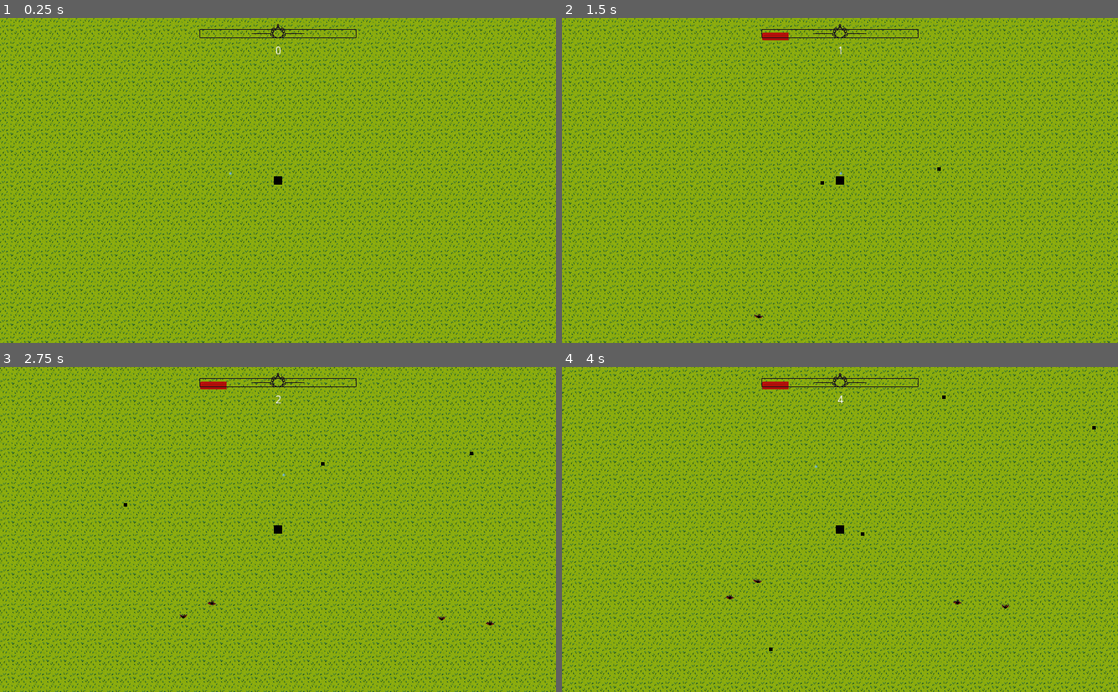
Above: before the commit, frames 1-4 (two rows, left to right).
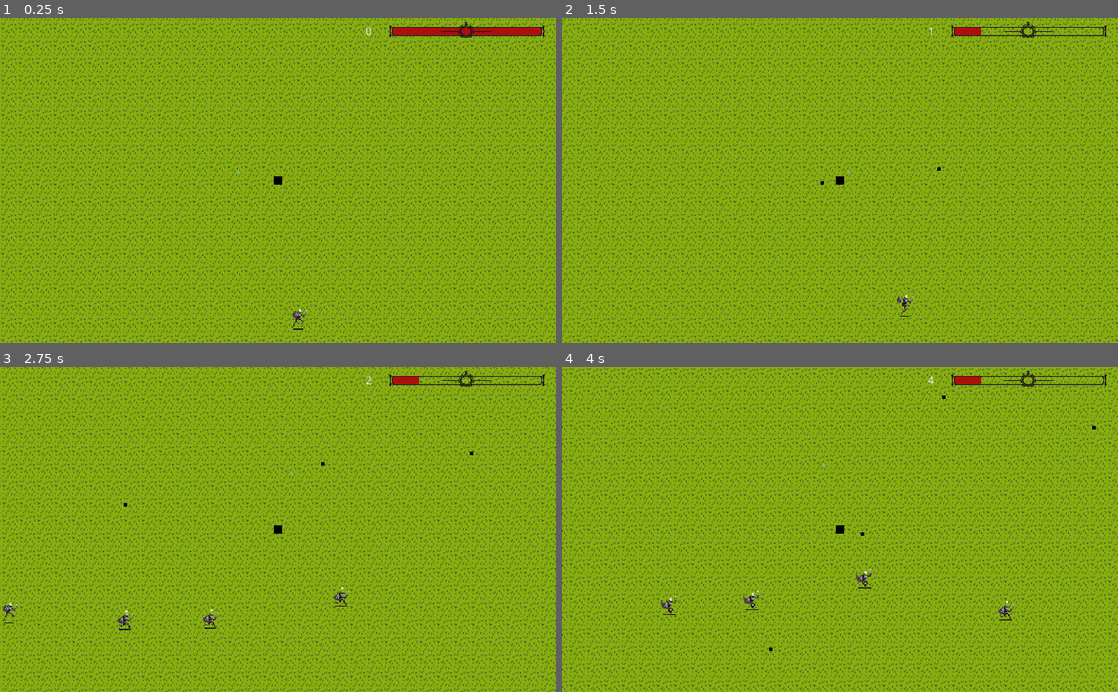
Above: after the commit, the same moments.

Repository: kirito500/vampire-soul
Game: Godot game, scene res://test.tscn
The game is run twice, just before and just after one commit, with the same random seed, the same clock (stepped at 60 frames per second) and the same inputs.
Inputs (mouse positions are in pixels of both pictures, inside the frame that each line leads up to):
- Up to frame 1 (0.25 s): no input
- Up to frame 2 (1.5 s): move the mouse to (962, 164) at 0.52 s; hold A (A) 0.53-1.25 s; click (962, 164) at 0.67 s; tap D (D) at 0.8 s; drag from (728, 196) to (840, 180) at 1.27 s
- Up to frame 3 (2.75 s): move the mouse to (333, 458) at 2.02 s; hold S (S) from 2.03 s (still down); click (333, 458) at 2.17 s; tap A (A) at 2.3 s
- Up to frame 4 (4 s): release S (S) at 2.75 s; drag from (812, 594) to (1034, 454) at 2.77 s; move the mouse to (1006, 578) at 3.52 s; hold D (D) from 3.53 s (still down); click (1006, 578) at 3.67 s; tap S (S) at 3.8 s

The runs differ from the first frame. In frame 1, 31% of the frame differs, in the area x 0-100%, y 0-100%; in frame 2, 30%; in frame 3, 30%; in frame 4, 31%.

Commit message:
expbar

Diff:
--- /dev/null
+++ b/ProgressBar.gd
@@ -0,0 +1,16 @@
+extends ProgressBar
+
+
+# Declare member variables here. Examples:
+# var a = 2
+# var b = "text"
+
+
+# Called when the node enters the scene tree for the first time.
+func _ready():
+	pass # Replace with function body.
+
+
+# Called every frame. 'delta' is the elapsed time since the previous frame.
+#func _process(delta):
+#	pass
--- a/bullets/standart/bullet.gd
+++ b/bullets/standart/bullet.gd
@@ -18,9 +18,9 @@
 
 
 func _on_Area2D_body_entered(body):
-	print(body.test())
-	if body.test() != "player":
+	if body.test() != "player" and body.test() != "exp" and body.test() != "wall":
 		body.hit(damage)
+		print(body.test())
 		queue_free()
 
 func hit(damag):
--- a/player/player.gd
+++ b/player/player.gd
@@ -122,8 +122,9 @@
 		expiriance = 0
 		$ExpBar.value = 0
 		$ExpBar.max_value = $ExpBar.max_value*1.5
+
 		print("level_up")
-
+#		print("level_up")
 #func update_exp():
 #	$ExpBar.value = expiriance
 
--- a/player/player.tscn
+++ b/player/player.tscn
@@ -2,8 +2,8 @@
 
 [ext_resource path="res://caster.png" type="Texture" id=1]
 [ext_resource path="res://player/player.gd" type="Script" id=2]
-[ext_resource path="res://player/xpbar.png" type="Texture" id=3]
-[ext_resource path="res://player/progressBar (1).png" type="Texture" id=4]
+[ext_resource path="res://player/86c303dd8cc9f1cf.png" type="Texture" id=3]
+[ext_resource path="res://player/XPBAR.png" type="Texture" id=4]
 
 [sub_resource type="CircleShape2D" id=1]
 radius = 21.0
@@ -61,30 +61,24 @@
 shape = SubResource( 2 )
 
 [node name="scoup" type="Label" parent="."]
-margin_left = -59.0
-margin_top = -498.0
-margin_right = -19.0
-margin_bottom = -484.0
+margin_left = 274.0
+margin_top = -569.0
+margin_right = 314.0
+margin_bottom = -555.0
 rect_scale = Vector2( 3, 3 )
 text = "0"
 align = 1
-__meta__ = {
-"_edit_use_anchors_": false
-}
 
 [node name="ExpBar" type="TextureProgress" parent="."]
-margin_left = -304.0
-margin_top = -585.0
-margin_right = 324.0
-margin_bottom = -514.0
+margin_left = 366.0
+margin_top = -587.0
+margin_right = 1016.0
+margin_bottom = -516.0
 max_value = 1000.0
-value = 10.0
+value = 1000.0
 texture_over = ExtResource( 4 )
 texture_progress = ExtResource( 3 )
-texture_progress_offset = Vector2( -2, 26 )
-__meta__ = {
-"_edit_use_anchors_": false
-}
+texture_progress_offset = Vector2( 37, 8 )
 
 [connection signal="timeout" from="Timer" to="." method="_on_Timer_timeout"]
 [connection signal="pressed" from="on_death/respawn" to="." method="_on_respawn_pressed"]
--- a/test.gd
+++ b/test.gd
@@ -1,31 +1,18 @@
 extends Node2D
 
 const skeleton_scene = preload("res://monsters/skeleton/skeleton.tscn")
-const mouse_scene = preload("res://monsters/mouse/mouse.tscn")
-
 var preload_exp = preload("res://exp/exp.tscn")
 
-var mobs = [skeleton_scene,mouse_scene]
-var mob = skeleton_scene
 
 func _ready():
 	randomize()
 
 
 func _on__on_MobTimer_timeout_timeout():
-
-	var mob_ = round(rand_range(0,1))
-
-	#if mob_ == 1:
-	#	mob = skeleton_scene.instance()
-	#if mob_ == 2:
-
-	mob = mouse_scene.instance()
-
+	var mob = skeleton_scene.instance()
 	add_child(mob)
 
 	var mob_spawn_location = get_node("SpawnPath/SpawnLocation")
-
 	mob_spawn_location.unit_offset = randf()
 	mob.position = mob_spawn_location.position
 
--- a/test.tscn
+++ b/test.tscn
@@ -6,14 +6,10 @@
 [ext_resource path="res://scene/sprites/trava.png" type="Texture" id=4]
 [ext_resource path="res://test.gd" type="Script" id=5]
 [ext_resource path="res://exp/exp.tscn" type="PackedScene" id=6]
-[ext_resource path="res://scene/sprites/background.png" type="Texture" id=7]
 
 [sub_resource type="NavigationPolygon" id=2]
 vertices = PoolVector2Array( 32, 32, 0, 32, 0, 0, 32, 0 )
 polygons = [ PoolIntArray( 0, 1, 2, 3 ) ]
-
-[sub_resource type="ConvexPolygonShape2D" id=10]
-points = PoolVector2Array( 160, 160, 0, 160, 0, 0, 160, 0 )
 
 [sub_resource type="TileSet" id=1]
 0/name = "trava.png 0"
@@ -31,27 +27,6 @@
 0/shape_one_way_margin = 0.0
 0/shapes = [  ]
 0/z_index = 0
-1/name = "background.png 1"
-1/texture = ExtResource( 7 )
-1/tex_offset = Vector2( 0, 0 )
-1/modulate = Color( 1, 1, 1, 1 )
-1/region = Rect2( 0, 0, 160, 160 )
-1/tile_mode = 0
-1/occluder_offset = Vector2( 0, 0 )
-1/navigation_offset = Vector2( 0, 0 )
-1/shape_offset = Vector2( 0, 0 )
-1/shape_transform = Transform2D( 1, 0, 0, 1, 0, 0 )
-1/shape = SubResource( 10 )
-1/shape_one_way = false
-1/shape_one_way_margin = 1.0
-1/shapes = [ {
-"autotile_coord": Vector2( 0, 0 ),
-"one_way": false,
-"one_way_margin": 1.0,
-"shape": SubResource( 10 ),
-"shape_transform": Transform2D( 1, 0, 0, 1, 0, 0 )
-} ]
-1/z_index = 0
 
 [sub_resource type="Curve2D" id=7]
 _data = {
@@ -65,6 +40,7 @@
 extents = Vector2( 56.25, 1636 )
 
 [node name="test" type="Node2D"]
+position = Vector2( 186, -419 )
 script = ExtResource( 5 )
 
 [node name="TileMap" type="TileMap" parent="."]
@@ -73,7 +49,7 @@
 tile_set = SubResource( 1 )
 cell_size = Vector2( 32, 32 )
 format = 1
-tile_data = PoolIntArray( -1376301, 0, 0, -1376300, 0, 0, -1 …(4173 unchanged characters)…  -1310680, 0, 0, -1310679, 0, 0, -1310677, 0, 0, -1179693, 0, 0, -1179692, 0, 0, …(65098 unchanged characters)…
+tile_data = PoolIntArray( -1376301, 0, 0, -1376300, 0, 0, -1 …(4173 unchanged characters)…  -1310680, 0, 0, -1310679, 0, 0, -1310678, 0, 0, -1310677, 0, 0, -1179693, 0, 0, -1179692, 0, 0, …(65098 unchanged characters)…
 
 [node name="_on_MobTimer_timeout" type="Timer" parent="."]
 wait_time = 0.1
@@ -130,7 +106,7 @@
 texture = ExtResource( 2 )
 
 [node name="player" parent="." instance=ExtResource( 1 )]
-position = Vector2( 2936, 1452 )
+position = Vector2( 2905, 1458 )
 
 [node name="exp" parent="." instance=ExtResource( 6 )]
 position = Vector2( 2761, 1426 )
Binary file added: player/86c303dd8cc9f1cf.png
Not shown, changed: player/86c303dd8cc9f1cf.png.import
Binary file changed: player/xpbar.png
Not shown: 1 places in test.tscn that only renumber resources
